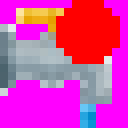
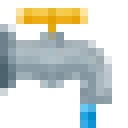
Layers edited between the first and the second 128x128 image:
hid "Layer 4" over [56, 0, 120, 64]
hid "Background" over [0, 0, 128, 128]
